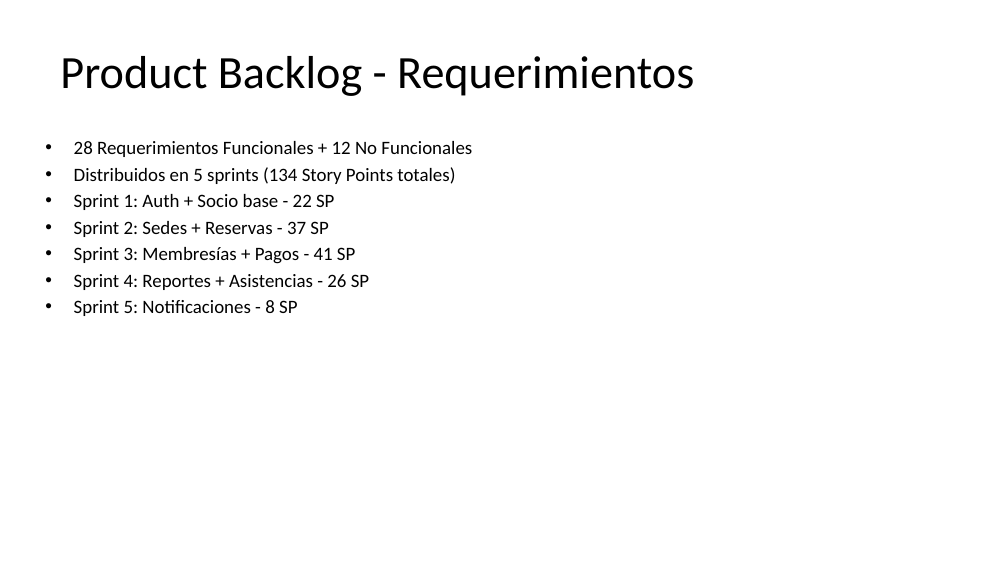
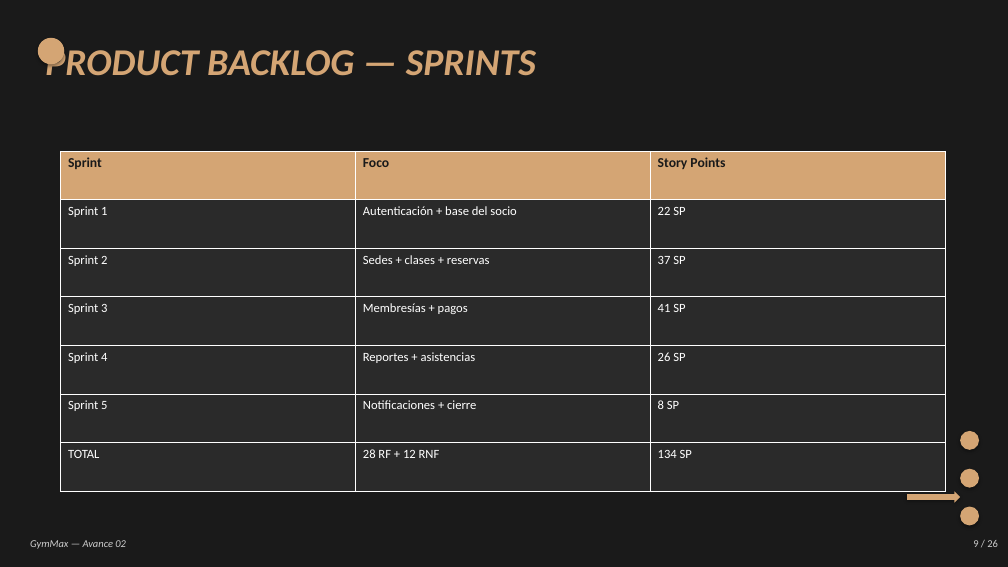
Before and after one commit to DPI9/gymmax-grupo3, a slide deck: slide 9 of Avance02/GymMax_Avance02.pptx. Drawn at 1008x567 pixels with LibreOffice and Linux fonts; fonts in the diff are those of the drawing. Boxes give left, top, right and bottom in pixels: in the first picture for what was removed or moved away, otherwise in the second. Text is boxed around its words. In the diff, an @@ line names an element or a change of style, - is before the commit and + after.

Commit message:
Mejorar PowerPoint con estilo visual del Avance 01 (fondo negro, beige, italic)

```diff
--- a/Avance02/GymMax_Avance02.pptx
+++ b/Avance02/GymMax_Avance02.pptx
@@ background #FFFFFF to #1A1A1A @@
@@ ellipse added at (38, 38, 64, 64), fill #D4A574 @@
@@ text at (45, 44, 536, 76): text changed; size 44 to 36 pt; text colour #000000 to #D4A574; bold on; italic on @@
-Product Backlog - Requerimientos
+PRODUCT BACKLOG — SPRINTS
@@ text "PRODUCT BACKLOG — SPRINTS" at (45, 44, 536, 76): vertical alignment middle to top @@
@@ text removed at (74, 141, 472, 316) @@
-• 28 Requerimientos Funcionales + 12 No Funcionales
-• Distribuidos en 5 sprints (134 Story Points totales)
-• Sprint 1: Auth + Socio base - 22 SP
-• Sprint 2: Sedes + Reservas - 37 SP
-• Sprint 3: Membresías + Pagos - 41 SP
-• Sprint 4: Reportes + Asistencias - 26 SP
-• Sprint 5: Notificaciones - 8 SP
@@ table added at (60, 151, 945, 492), 7 rows, 3 columns @@
+Sprint | Foco | Story Points
+Sprint 1 | Autenticación + base del socio | 22 SP
+Sprint 2 | Sedes + clases + reservas | 37 SP
+Sprint 3 | Membresías + pagos | 41 SP
+Sprint 4 | Reportes + asistencias | 26 SP
+Sprint 5 | Notificaciones + cierre | 8 SP
+TOTAL | 28 RF + 12 RNF | 134 SP
@@ ellipse added at (960, 431, 979, 450), fill #D4A574 @@
@@ ellipse added at (960, 469, 979, 488), fill #D4A574 @@
@@ right arrow added at (907, 492, 960, 503), fill #D4A574 @@
@@ ellipse added at (960, 507, 979, 526), fill #D4A574 @@
@@ text added at (30, 540, 126, 549), 10 pt, text #CCCCCC, italic @@
+GymMax — Avance 02
@@ text added at (973, 540, 998, 547), 10 pt, text #CCCCCC @@
+9 / 26
```
Also in this commit, not shown: 19 other slides changed, 6 slides added, 6 slides removed, 4 other files.
